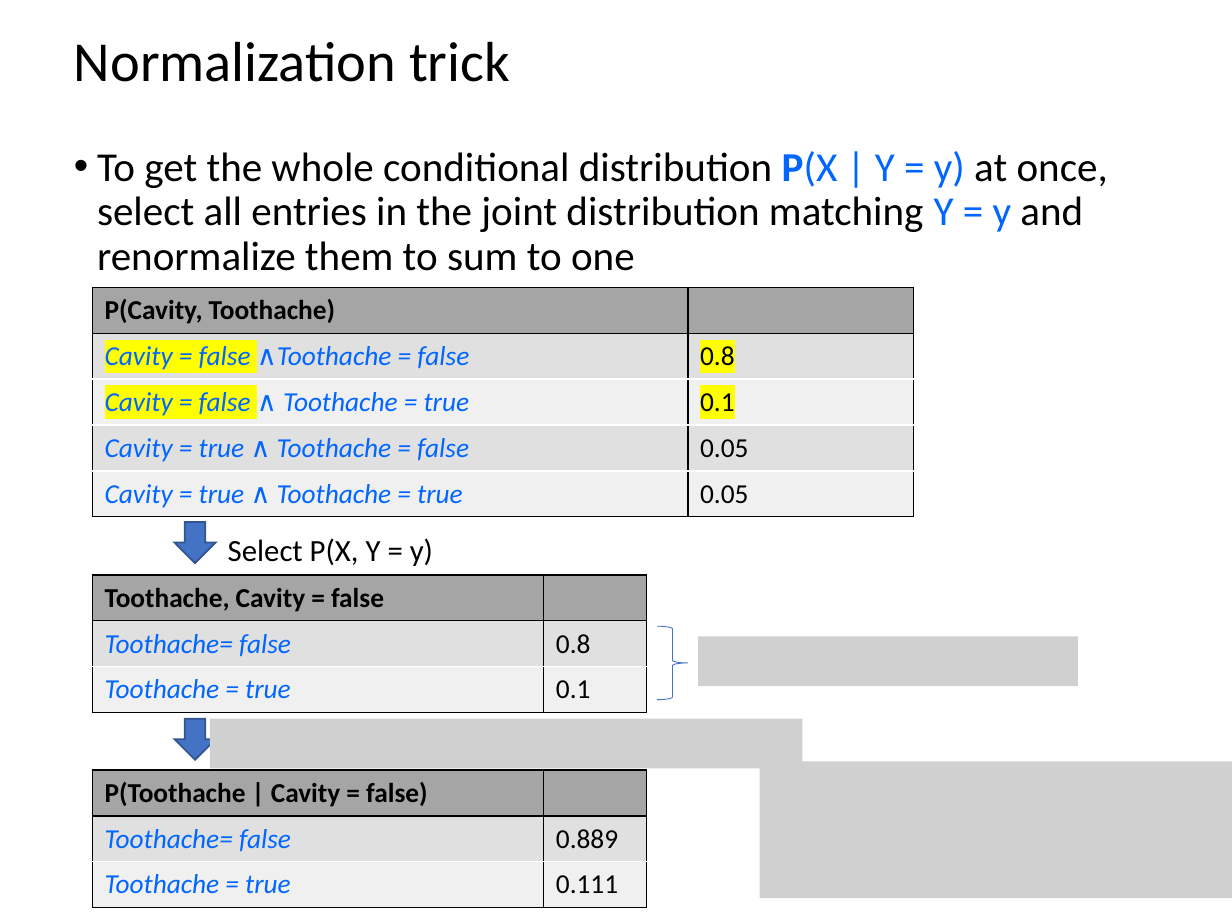
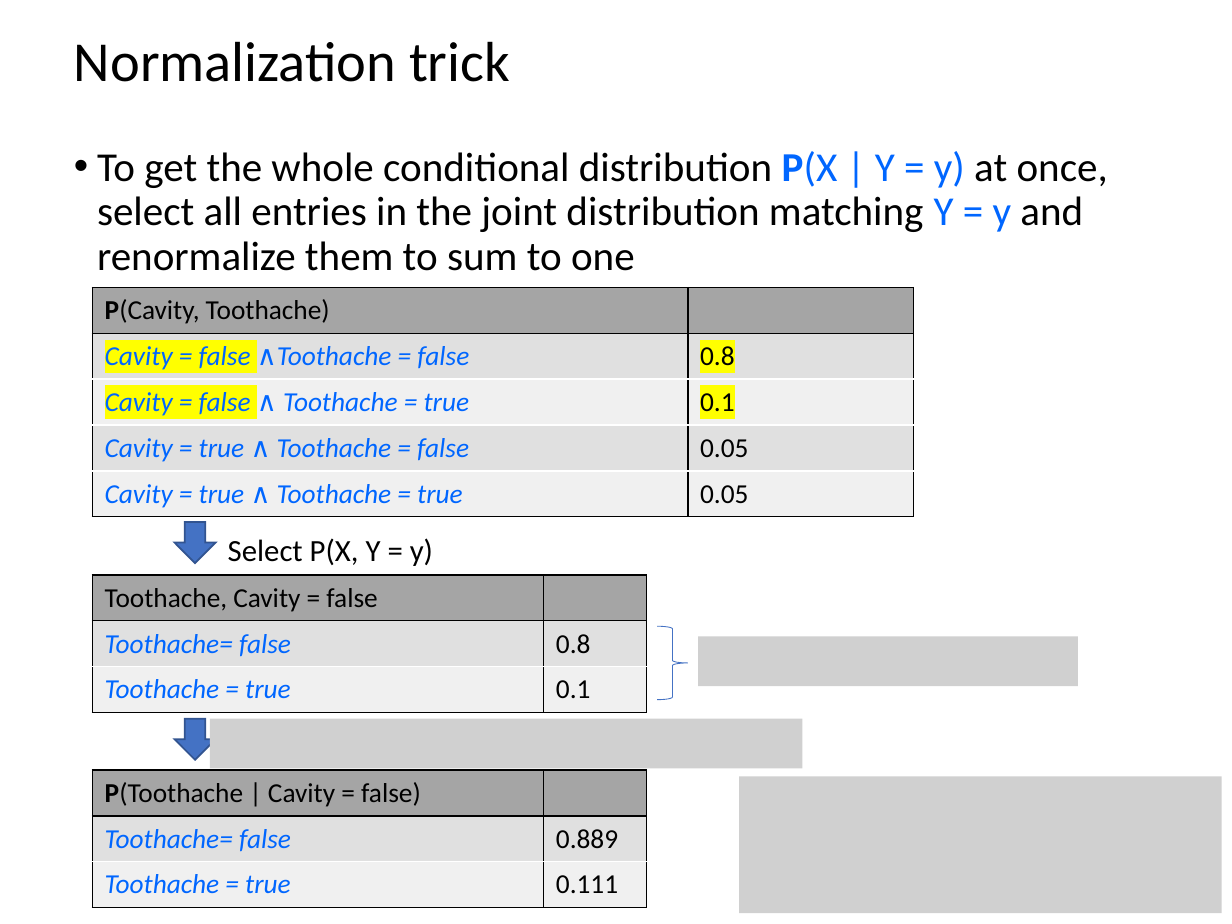
Before and after one commit to mhahsler/CS7320-AI, a slide deck: slide 18 of slides/12_uncertainty.pptx (slide 21 before the commit). Drawn at 1232x924 pixels with LibreOffice and Linux fonts; fonts in the diff are those of the drawing; grey boxes stand for pictures. Boxes give left, top, right and bottom in pixels: in the first picture for what was removed or moved away, otherwise in the second. Text is boxed around its words. In the diff, an @@ line names an element or a change of style, - is before the commit and + after.

```diff
--- a/slides/12_uncertainty.pptx
+++ b/slides/12_uncertainty.pptx
@@ table at box(92, 287, 913, 513) @@
@@ bold off in "P(Cavity, Toothache)" @@
@@ table at box(92, 575, 647, 711) @@
@@ bold off in "Toothache, Cavity = false" @@
@@ table at box(92, 770, 647, 906) @@
@@ bold off in "P(Toothache | Cavity = false)" @@
@@ picture: place and size @@
-picture at box(760, 761, 1232, 898)
+picture at box(739, 776, 1222, 913)
```
Also in this commit, not shown: 16 other slides changed, 5 slides removed, 1 other file.
